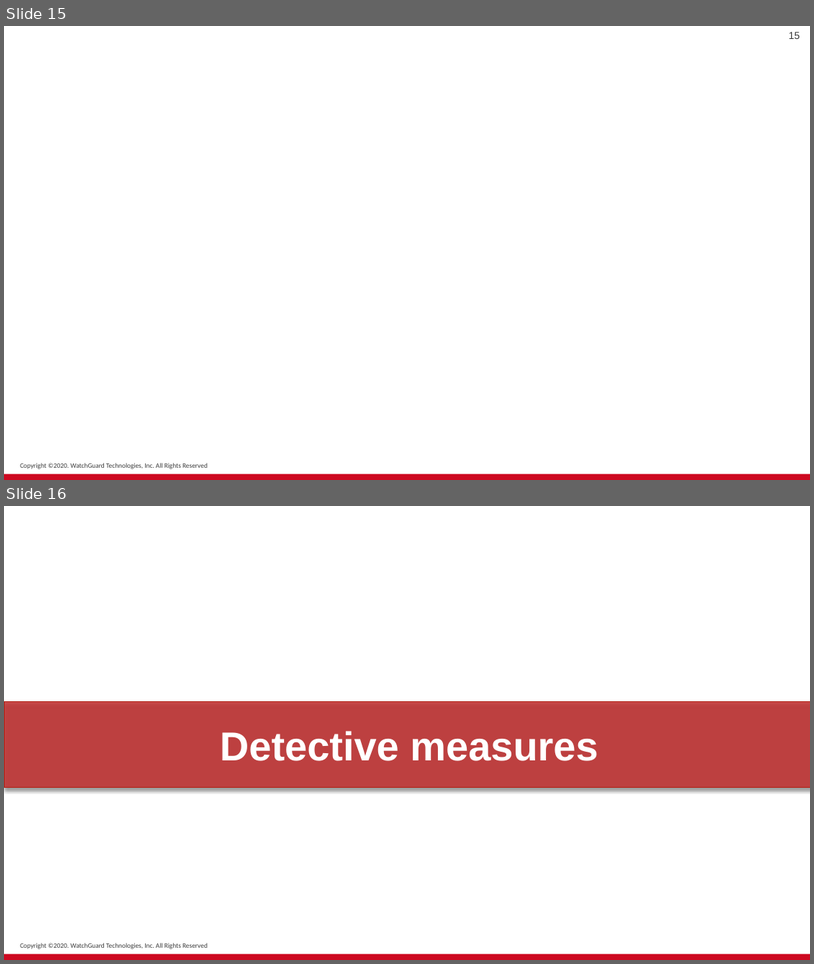
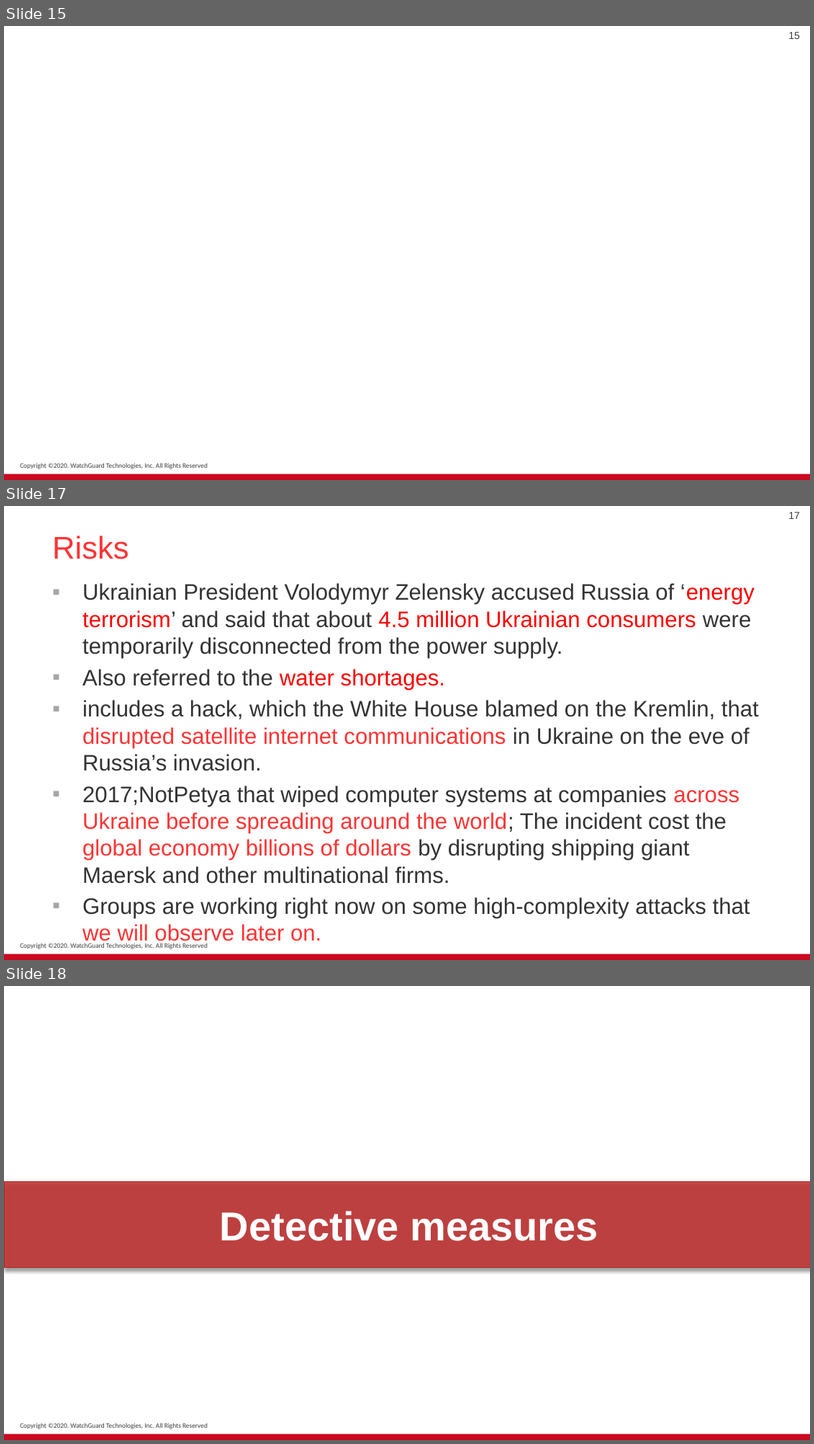
Before and after one commit to ashubits/CyberwarfareTopicPresentation, a slide deck: Tv0.pptx. Shown one above the other, each under a label of ours: slides 15 and 16 before the commit, slides 15, 17 and 18 after it; the slides between them are not shown. The pictures are 814x964 and 814x1444 pixels, drawn with LibreOffice and Linux fonts; fonts in the diff are those of the drawing; background and template pictures are left out. Boxes give left, top, right and bottom in pixels: in the first picture for what was removed or moved away, otherwise in the second. Text is boxed around its words. In the diff, an @@ line names an element or a change of style, - is before the commit and + after.

```diff
--- a/Tv0.pptx
+++ b/Tv0.pptx
@@ slide 17 added at [4,506,810,960], background #FFFFFF; not listed: 2 template elements that a slide beside it also shows @@
@@ page number added at [789,512,800,519], 9 pt, text #3A3A3A @@
+17
@@ title added at [52,536,129,559], 28 pt, text #FF3333 @@
+Risks
@@ text added at [82,583,759,945], 20 pt, text #333333 @@
+▪ Ukrainian President Volodymyr Zelensky accused Russia of ‘energy terrorism’ and said that about 4.5 million Ukrainian consumers were temporarily disconnected from the power supply.
+▪ Also referred to the water shortages.
+▪ includes a hack, which the White House blamed on the Kremlin, that disrupted satellite internet communications in Ukraine on the eve of Russia’s invasion.
+▪ 2017;NotPetya that wiped computer systems at companies across Ukraine before spreading around the world; The incident cost the global economy billions of dollars by disrupting shipping giant Maersk and other multinational firms.
+▪ Groups are working right now on some high-complexity attacks that we will observe later on.
@@ what was slide 16 is now slide 18 @@
```
Also in this commit, not shown: 1 other slide added.
